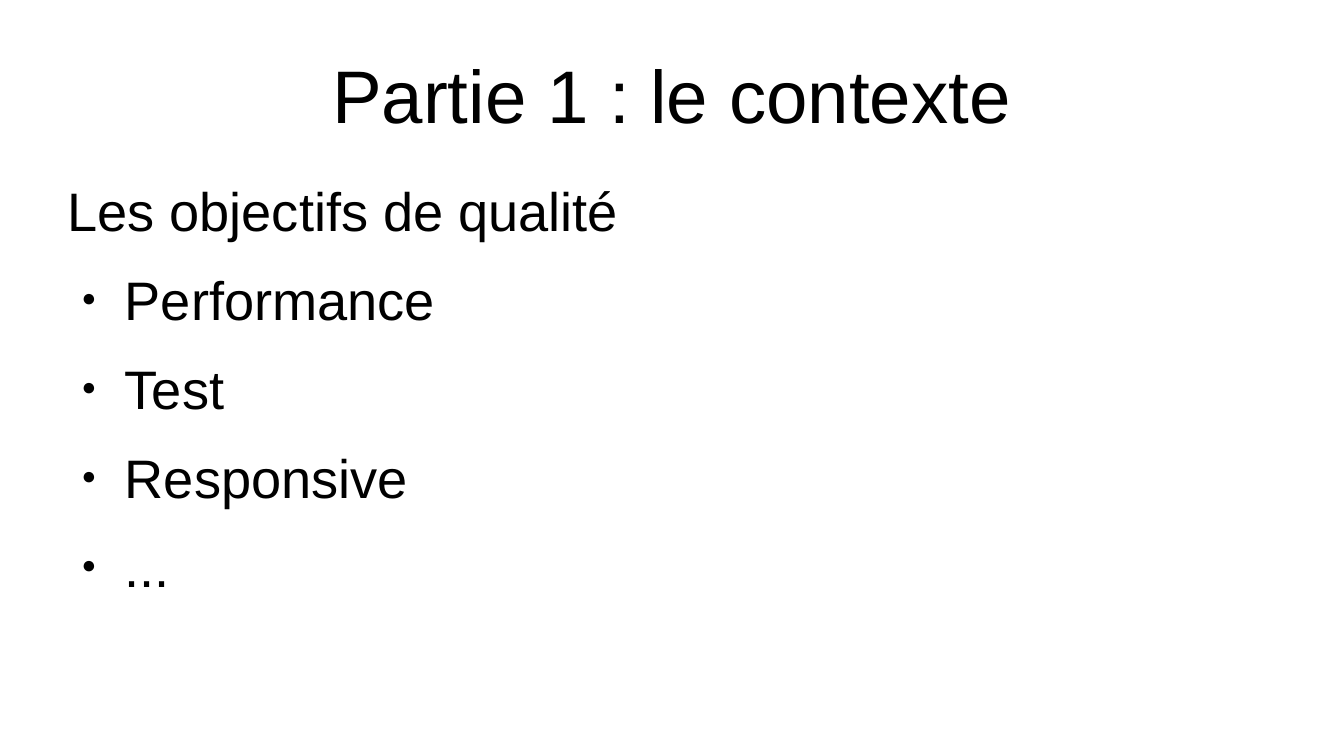
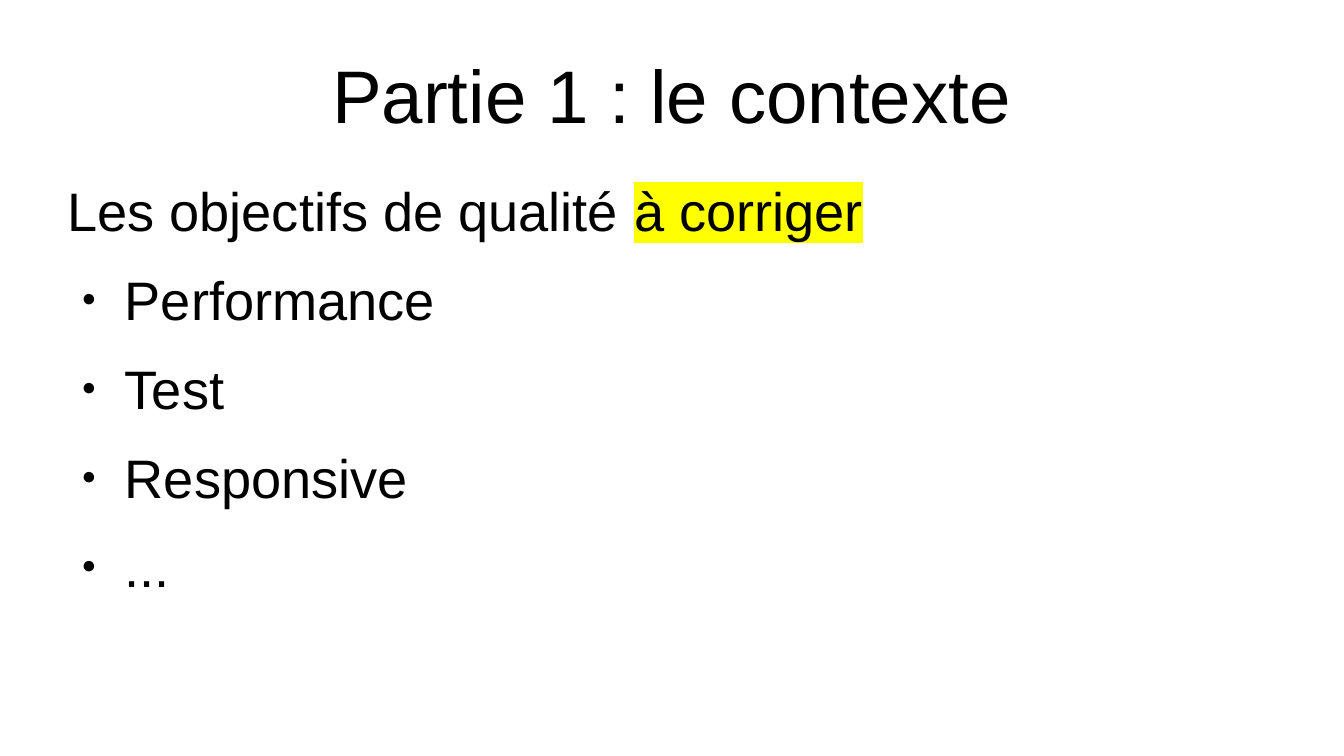
Before and after one commit to EmmaBroudic/Projet-Nooky, a slide deck: slide 11 of doc/Nooky.odp. Drawn at 1344x756 pixels with LibreOffice and Linux fonts; fonts in the diff are those of the drawing. Boxes give left, top, right and bottom in pixels: in the first picture for what was removed or moved away, otherwise in the second. Text is boxed around its words. In the diff, an @@ line names an element or a change of style, - is before the commit and + after.

```diff
--- a/doc/Nooky.odp
+++ b/doc/Nooky.odp
@@ text at box(67, 191, 863, 240): text changed @@
-Les objectifs de qualité
+Les objectifs de qualité à corriger
```
Also in this commit, not shown: 1 other slide changed, 9 other files.
